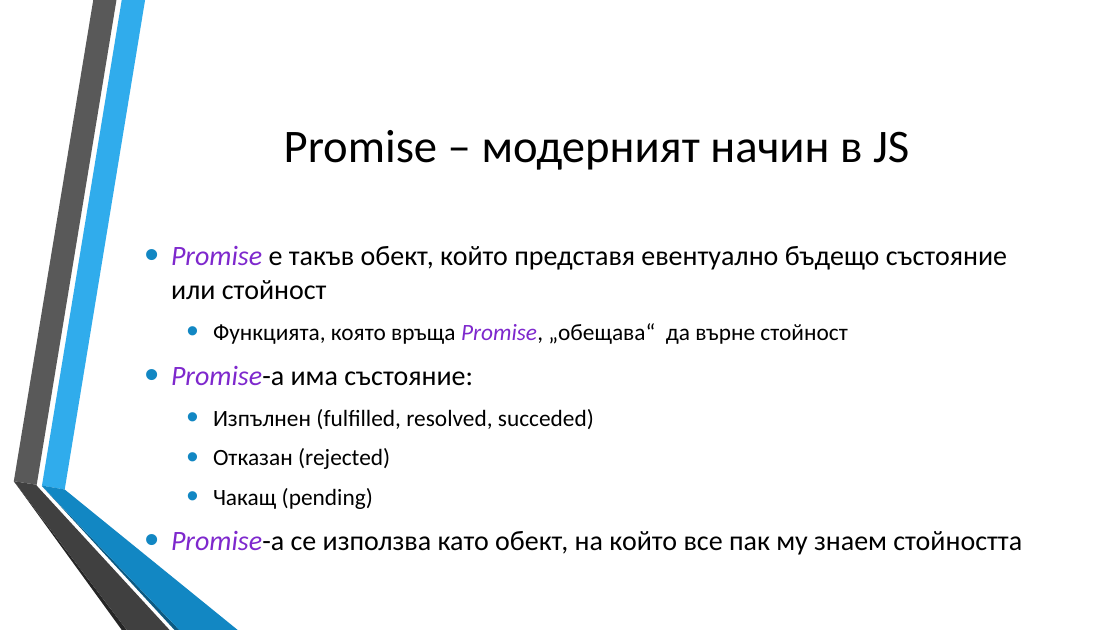
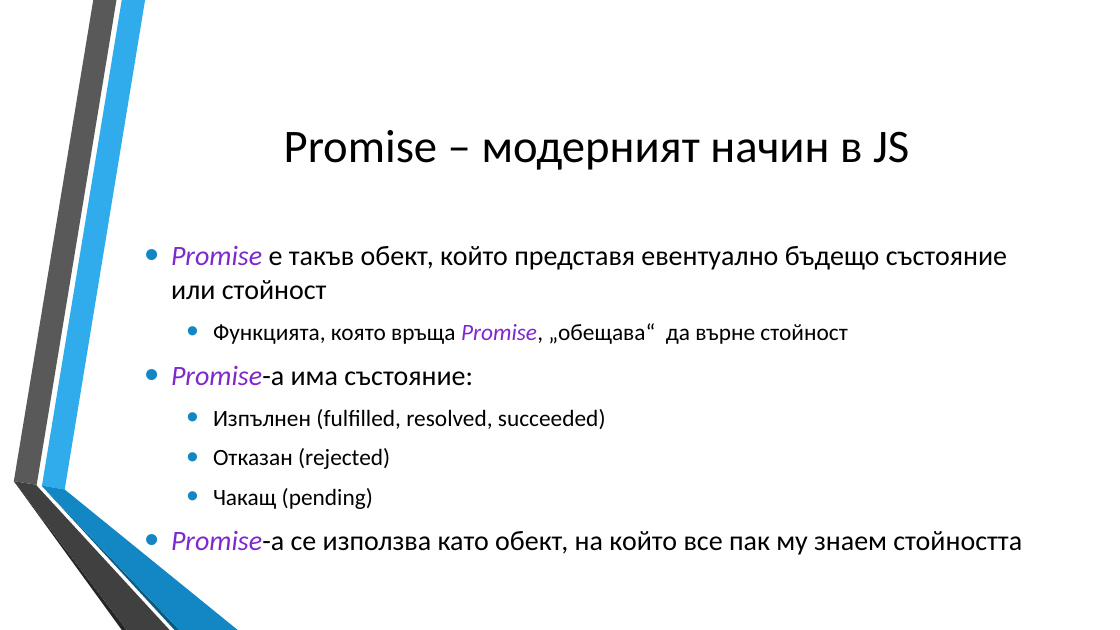
Before and after one commit to dnmitev/IT-Academy, a slide deck: slide 5 of JS Fundamentals/12. Async-JS/AsyncJS.pptx. Drawn at 1120x630 pixels with LibreOffice and Linux fonts; fonts in the diff are those of the drawing; background and template pictures are left out. Boxes give left, top, right and bottom in pixels: in the first picture for what was removed or moved away, otherwise in the second. Text is boxed around its words. In the diff, an @@ line names an element or a change of style, - is before the commit and + after.

```diff
--- a/JS Fundamentals/12. Async-JS/AsyncJS.pptx
+++ b/JS Fundamentals/12. Async-JS/AsyncJS.pptx
@@ text at [213, 409, 606, 429]: text changed @@
-  • Изпълнен (fulfilled, resolved, succeded)
+  • Изпълнен (fulfilled, resolved, succeeded)
```
Also in this commit, not shown: 3 other slides changed, 3 slides added, 7 other files.
